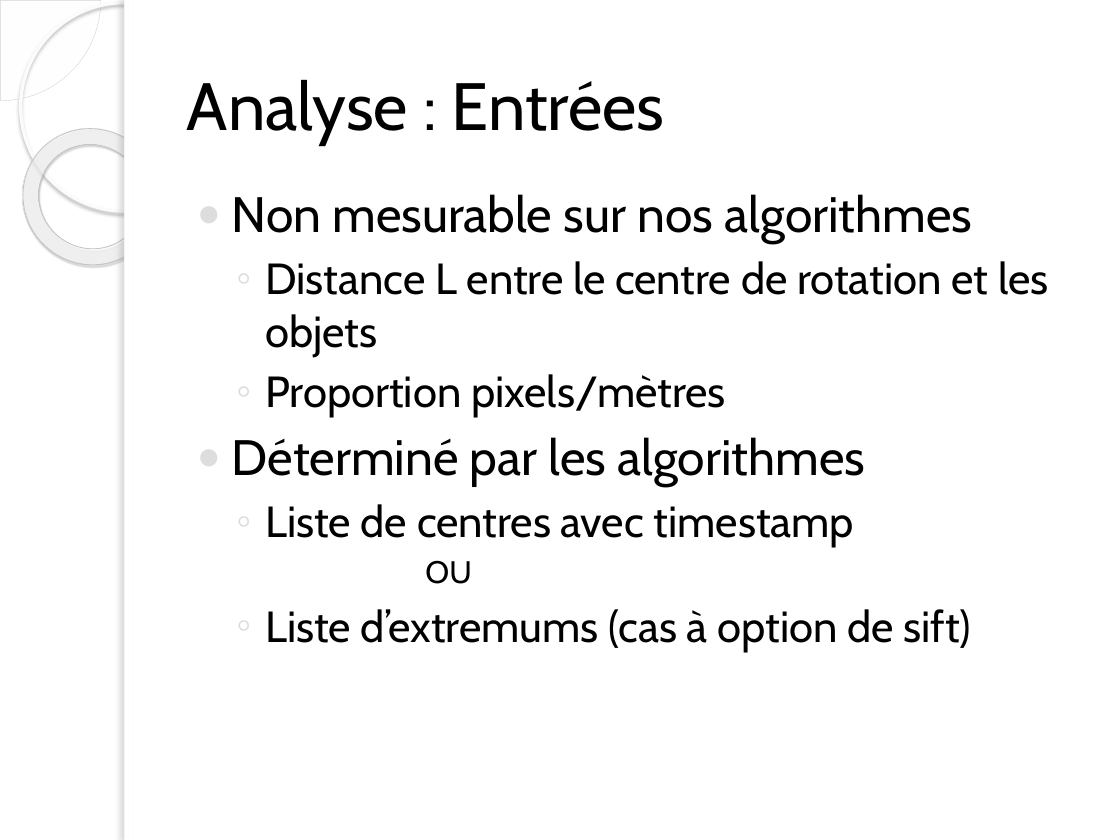
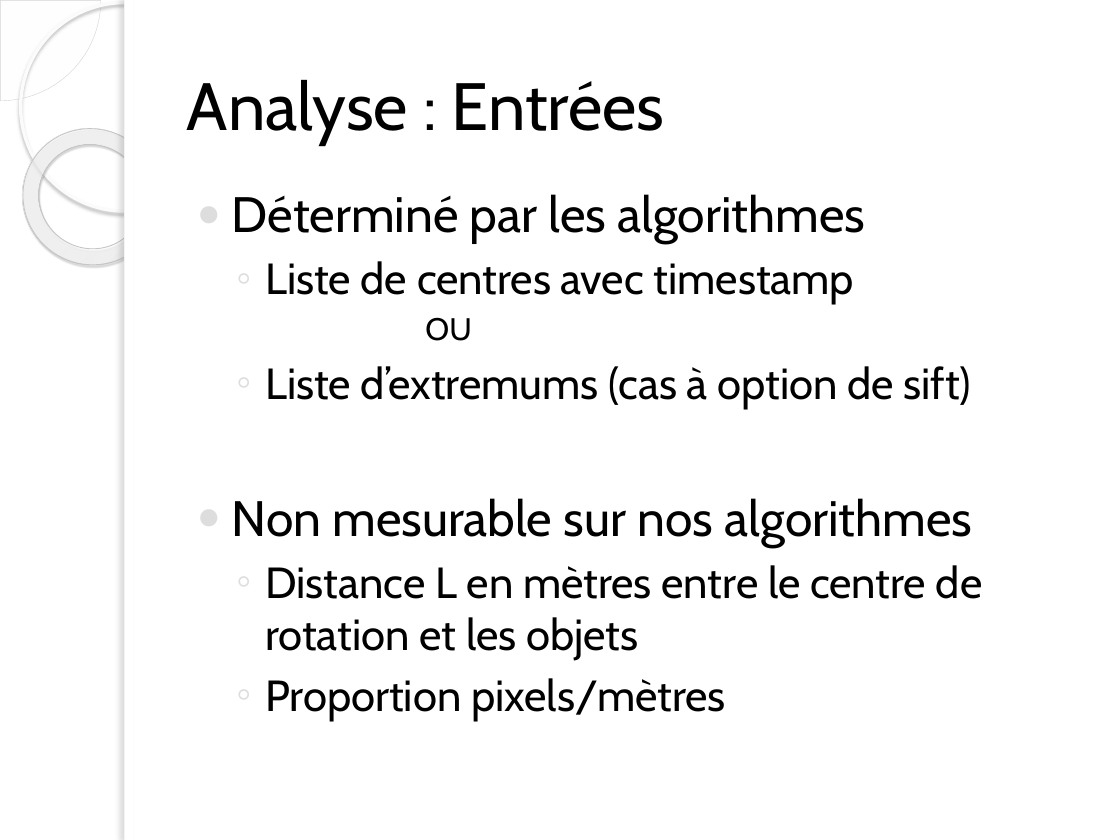
Before and after one commit to ChristopheBolinhas/Balancier, a slide deck: slide 12 of Présentation.pptx. Drawn at 1120x840 pixels with LibreOffice and Linux fonts; fonts in the diff are those of the drawing; background and template pictures are left out. Boxes give left, top, right and bottom in pixels: in the first picture for what was removed or moved away, otherwise in the second. Text is boxed around its words. In the diff, an @@ line names an element or a change of style, - is before the commit and + after.

```diff
--- a/Présentation.pptx
+++ b/Présentation.pptx
@@ text at box(232, 194, 1048, 418): paragraphs removed @@
-● Non mesurable sur nos algorithmes
-  ◦ Distance L entre le centre de rotation et les objets
-  ◦ Proportion pixels/mètres
@@ text at box(232, 498, 982, 721): paragraphs added @@
+● Non mesurable sur nos algorithmes
+  ◦ Distance L en mètres entre le centre de rotation et les objets
+  ◦ Proportion pixels/mètres
```
Also in this commit, not shown: 11 other slides changed, 1 other file.
